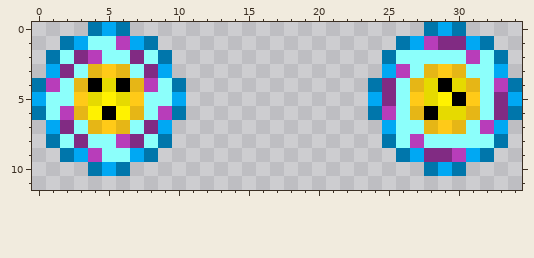
Edited in one commit: pixel-art sprite (client/img/ball.png). Above: the version before the commit.
The file is 35x32 pixels. Shown: x 0..34, y 0..11.
The result:
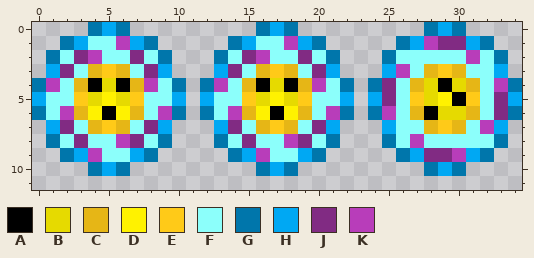
Palette (. is transparent): A #000000  B #e6da00  C #e6b616  D #fff200  E #ffca18  F #8cfffb  G #0076ab  H #00a8f3  J #812b83  K #b83dba
The edit:
@@ x 10..24 @@
- 0 ...............
- 1 ...............
- 2 ...............
- 3 ...............
- 4 G.............G
- 5 H.............H
- 6 G.............G
- 7 ...............
- 8 ...............
- 9 ...............
-10 ...............
+ 0 ......GHG......
+ 1 ....GHFFKHG....
+ 2 ...GFJKFFJFG...
+ 3 ...HJFCECFJH...
+ 4 G.GKFCABACKFG.G
+ 5 H.HFFEBDBEFFH.H
+ 6 G.GFKCDADCFKG.G
+ 7 ...HJFCECFJH...
+ 8 ...GFJFFKJFG...
+ 9 ....GHKFFHG....
+10 ......GHG......
 11 ...............
Changed places in both pictures, as pixel boxes (x1, y1, x2, y2):
added: (200, 22, 354, 176)
